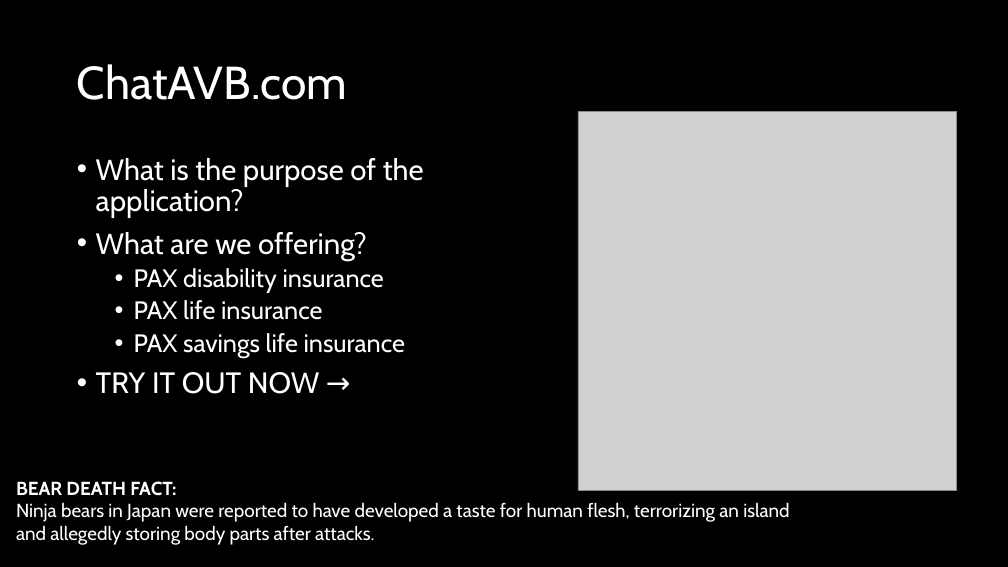
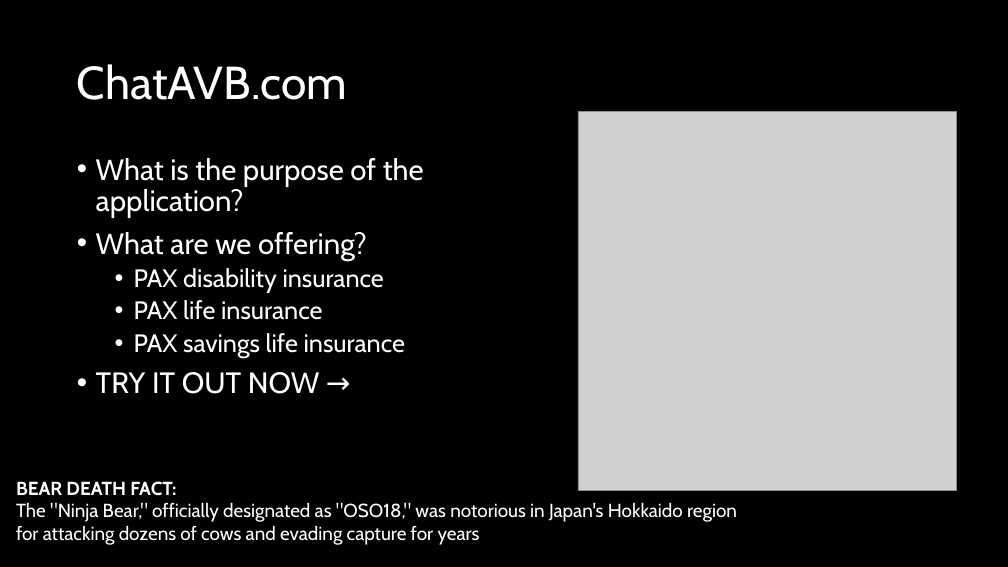
Before and after one commit to snophey/baselhack_2024, a slide deck: slide 4 of assets/presentation/ChatAVR.pptx. Drawn at 1008x567 pixels with LibreOffice and Linux fonts; fonts in the diff are those of the drawing; grey boxes stand for pictures. Boxes give left, top, right and bottom in pixels: in the first picture for what was removed or moved away, otherwise in the second. Text is boxed around its words. In the diff, an @@ line names an element or a change of style, - is before the commit and + after.

```diff
--- a/assets/presentation/ChatAVR.pptx
+++ b/assets/presentation/ChatAVR.pptx
@@ text at (x1=16, y1=502, x2=737, y2=545): text changed @@
-Ninja bears in Japan were reported to have developed a taste for human flesh, terrorizing an island
-and allegedly storing body parts after attacks.
+The "Ninja Bear," officially designated as "OSO18," was notorious in Japan's Hokkaido region
+for attacking dozens of cows and evading capture for years
```
Also in this commit, not shown: 1 other slide changed, 3 other files.
